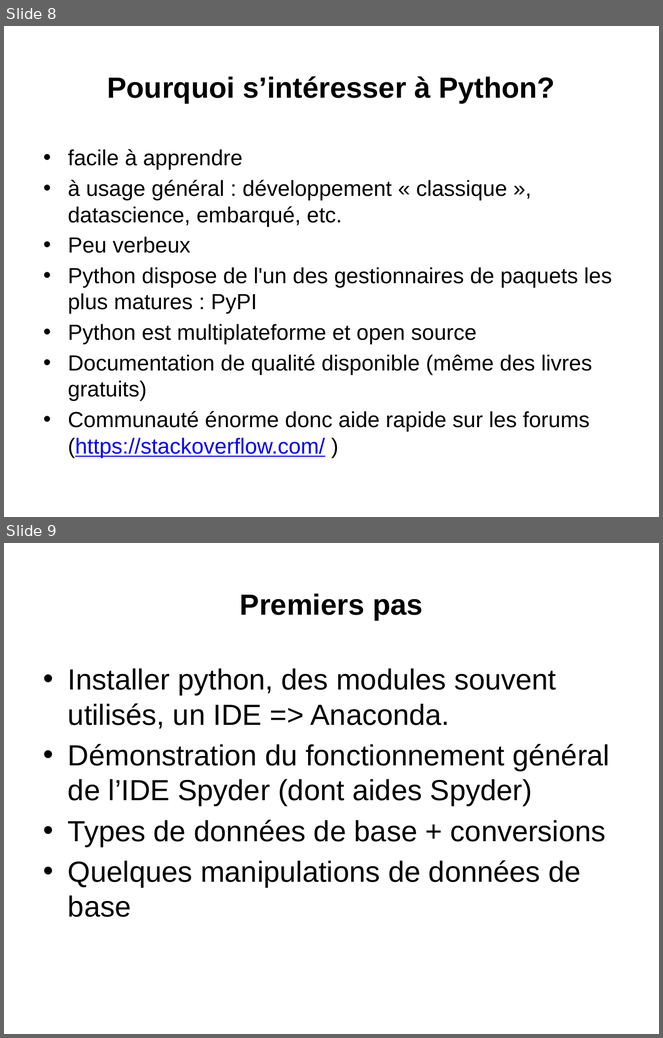
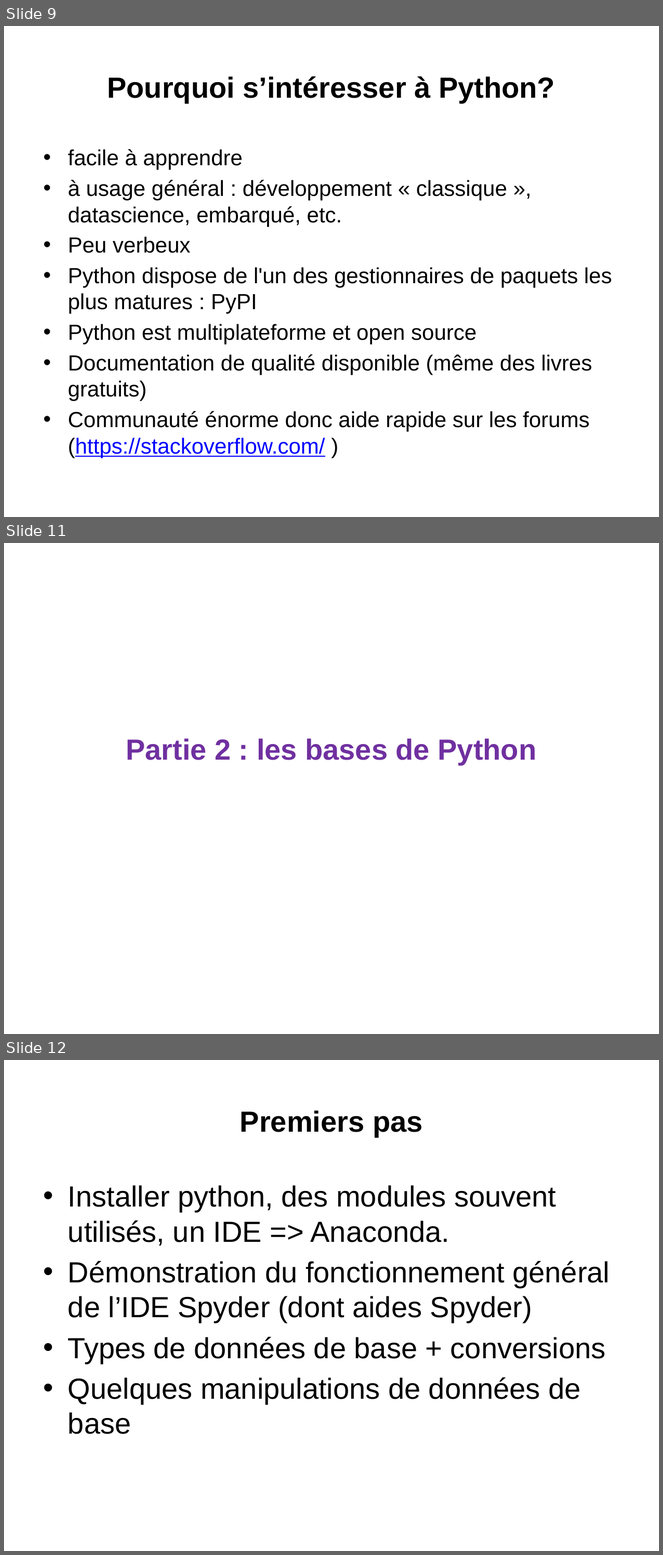
Before and after one commit to loicmidy/formation-python, a slide deck: formation python.pptx. Shown one above the other, each under a label of ours: slides 8 and 9 before the commit, slides 9, 11 and 12 after it; the slides between them are not shown. The pictures are 663x1038 and 663x1555 pixels, drawn with LibreOffice and Linux fonts; fonts in the diff are those of the drawing. Boxes give left, top, right and bottom in pixels: in the first picture for what was removed or moved away, otherwise in the second. Text is boxed around its words. In the diff, an @@ line names an element or a change of style, - is before the commit and + after.

```diff
--- a/formation python.pptx
+++ b/formation python.pptx
@@ slide 11 added at box(4, 543, 659, 1034), background #FFFFFF @@
@@ title added at box(126, 739, 537, 766), 32 pt, text #7030A0, bold @@
+Partie 2 : les bases de Python
@@ what was slide 8 is now slide 9 @@
@@ what was slide 9 is now slide 12 @@
```
Also in this commit, not shown: 2 slides changed, 12 other slides added, 9 other files.
